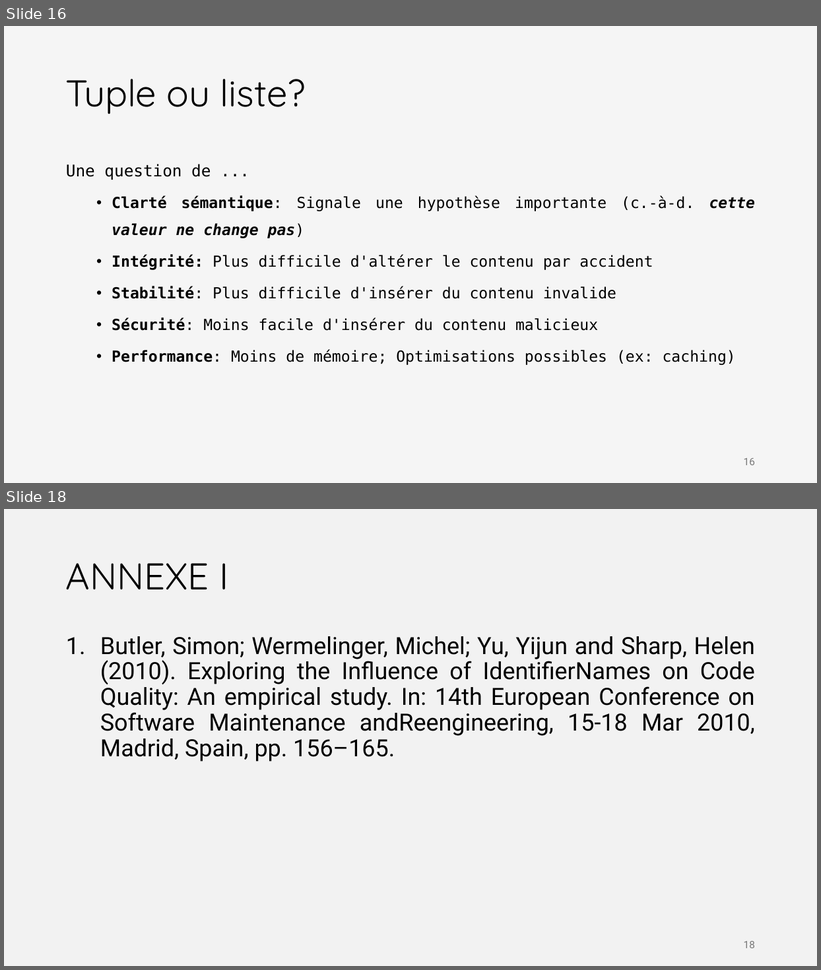
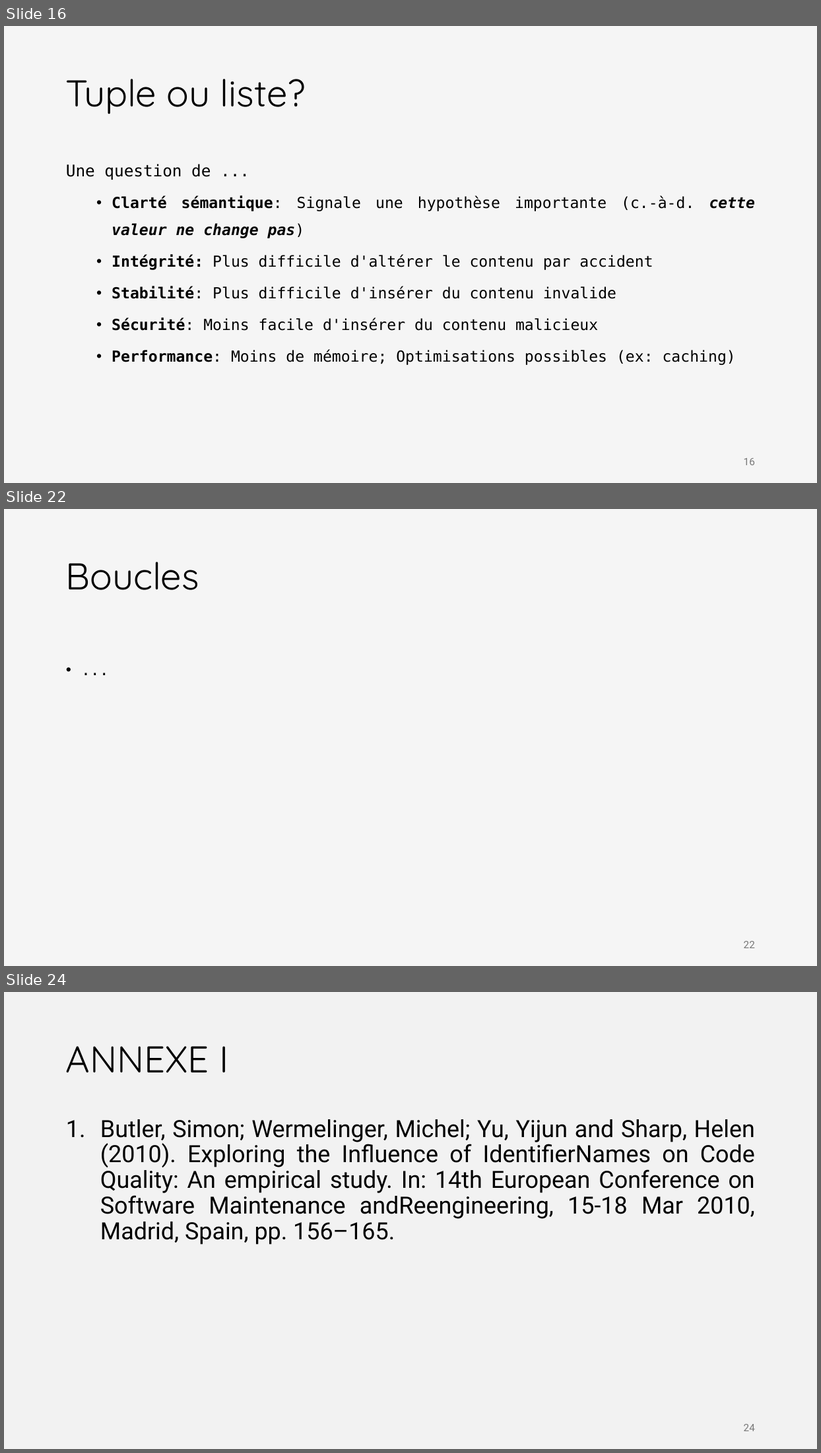
Before and after one commit to iannickgagnon/sagedays_iannick_2026, a slide deck: python_1/presentation_python_1.pptx. Shown one above the other, each under a label of ours: slides 16 and 18 before the commit, slides 16, 22 and 24 after it; the slides between them are not shown. The pictures are 821x970 and 821x1453 pixels, drawn with LibreOffice and Linux fonts; fonts in the diff are those of the drawing. Boxes give left, top, right and bottom in pixels: in the first picture for what was removed or moved away, otherwise in the second. Text is boxed around its words. In the diff, an @@ line names an element or a change of style, - is before the commit and + after.

```diff
--- a/python_1/presentation_python_1.pptx
+++ b/python_1/presentation_python_1.pptx
@@ slide 22 added at (4, 509, 817, 966), background #F5F5F5 @@
@@ title added at (66, 562, 199, 590), 44 pt, text #000000 @@
+Boucles
@@ text added at (60, 631, 762, 921), 18 pt, text #000000 @@
+• ...
@@ page number added at (744, 941, 755, 949), 12 pt, text #797979 @@
+22
@@ what was slide 18 is now slide 24 @@
@@ page number at (744, 1424, 755, 1432): text changed @@
-18
+24
```
Also in this commit, not shown: 3 slides changed, 5 other slides added, 2 slides removed.
